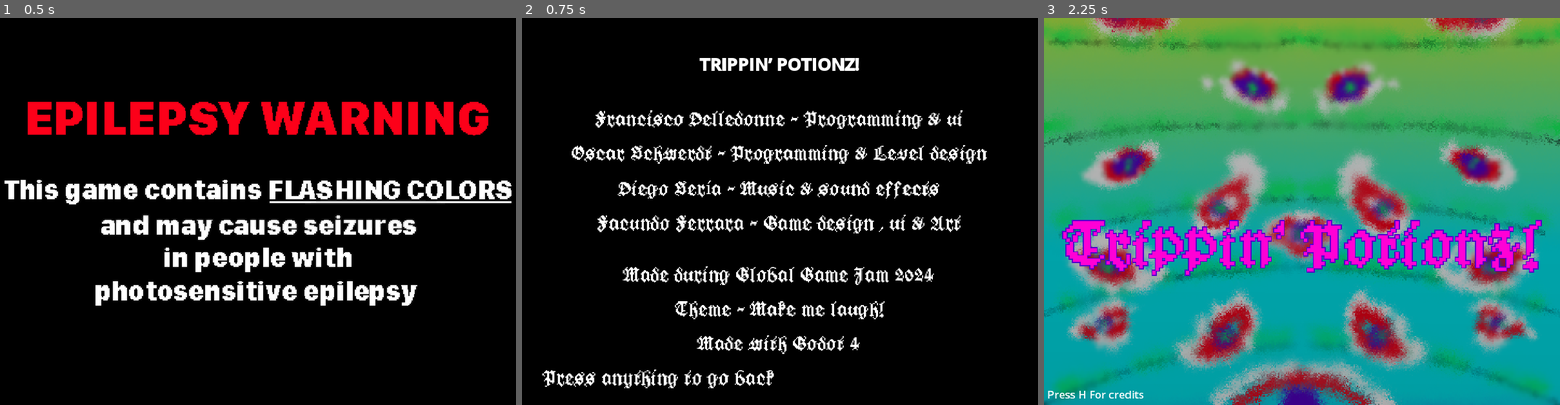
Above: before the commit, frames 1-3 (left to right).
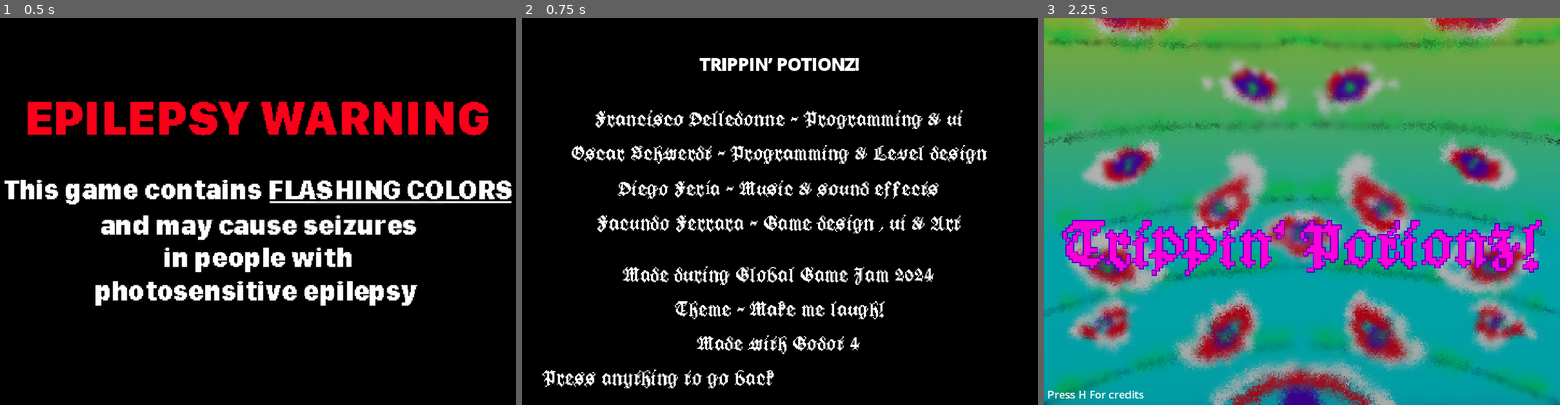
Above: after the commit, the same moments.

Repository: delleloper/drunkenmages
Game: Godot game, scene res://Scenes/main_menu.tscn
Two runs of this game, one before a commit and one after it. Both use one fixed random seed, a clock stepped at 60 frames per second and the inputs below.
Inputs:
- Up to frame 1 (0.5 s): no input
- Up to frame 2 (0.75 s): tap Enter at 0.5 s; tap H (credits) at 0.6 s
- Up to frame 3 (2.25 s): tap Space at 1.25 s; tap H (credits) at 1.35 s; tap Enter at 2 s; hold C (throw1) from 2.03 s (still down)

Frame 1 is identical in both runs. In frame 2, 0.8% of the frame differs, in the area x 29-81%, y 42-47%; in frame 3, nothing differs.

Commit message:
credits update

Diff:
--- a/Scenes/credits.gd
+++ b/Scenes/credits.gd
@@ -1,5 +1,4 @@
 extends Control
-
 
 func _input(event: InputEvent) -> void:
 	if Input.is_anything_pressed():
--- a/Scenes/credits.tscn
+++ b/Scenes/credits.tscn
@@ -39,7 +39,7 @@
 
 Oscar Schwerdt - Programming & Level design
 
-Diego Sería - Music & sound effects
+Diego Fería - Music & sound effects
 
 Facundo Ferrara - Game design , ui & Art
 
